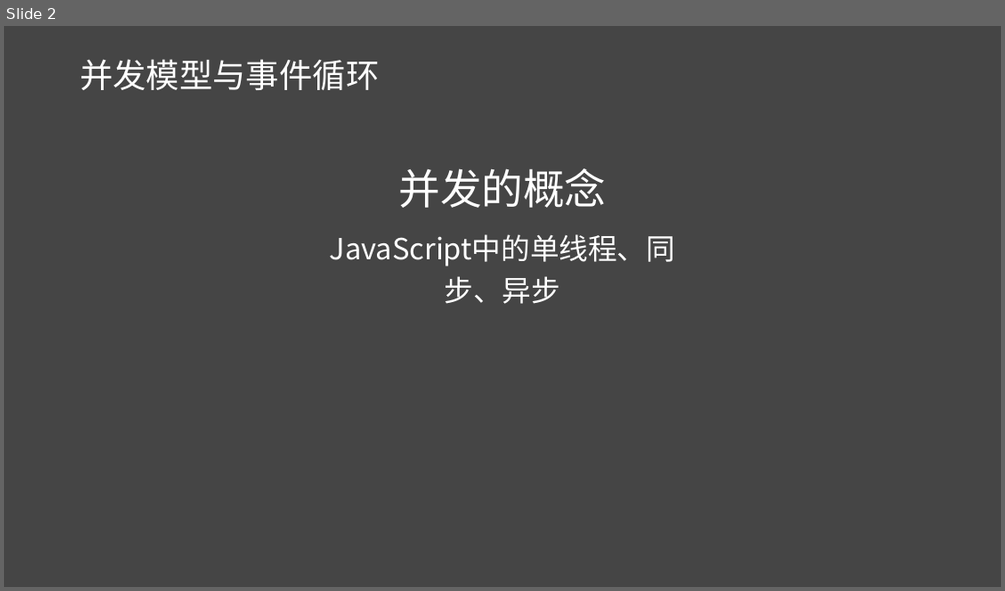
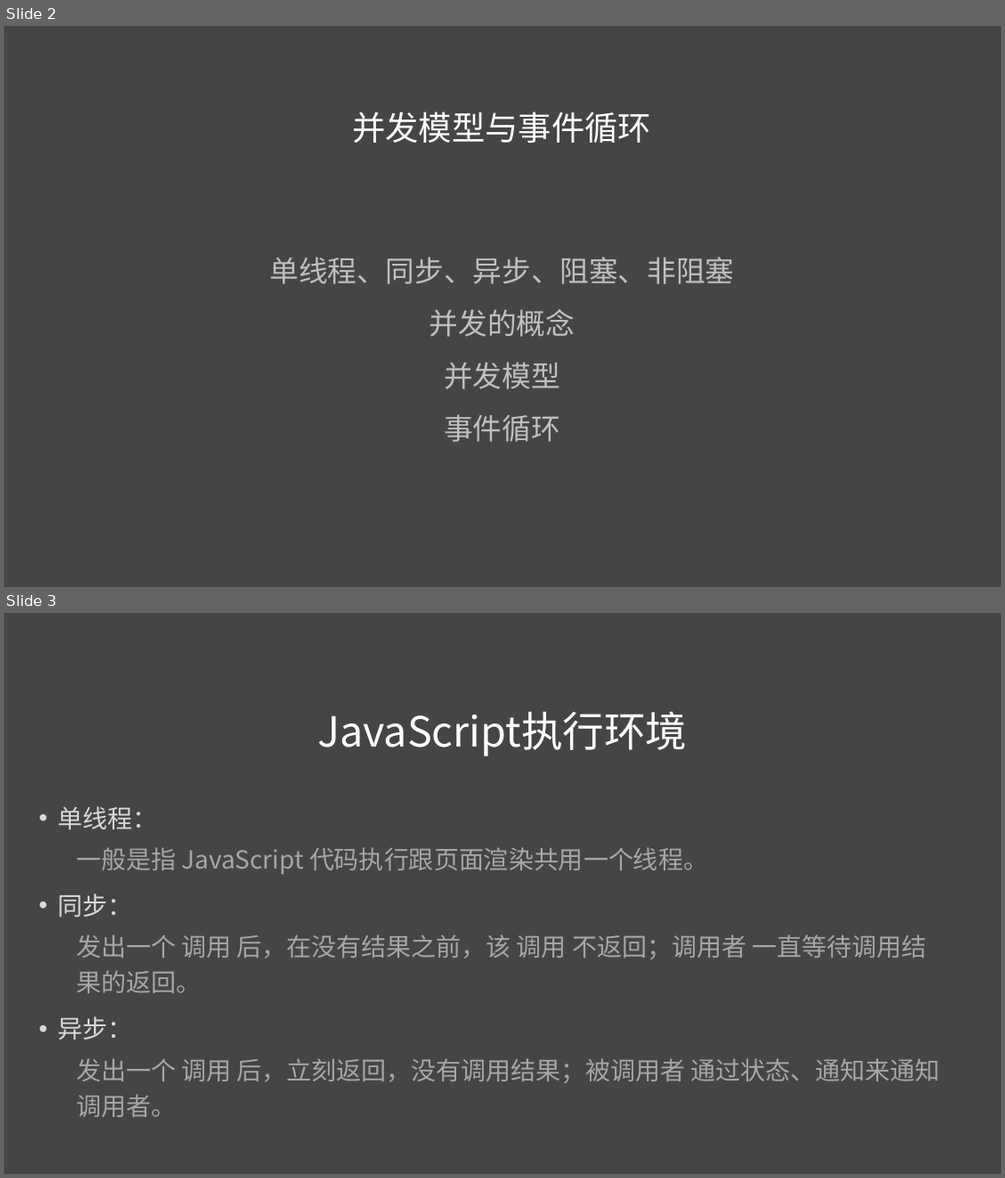
Before and after one commit to liuweiGL/share, a slide deck: ppt/JavaScript基础二.pptx. Shown one above the other, each under a label of ours: slide 2 before the commit, slides 2 and 3 after it. The pictures are 1005x591 and 1005x1178 pixels, drawn with LibreOffice and Linux fonts; fonts in the diff are those of the drawing. Boxes give left, top, right and bottom in pixels: in the first picture for what was removed or moved away, otherwise in the second. Text is boxed around its words. In the diff, an @@ line names an element or a change of style, - is before the commit and + after.

```diff
--- a/ppt/JavaScript基础二.pptx
+++ b/ppt/JavaScript基础二.pptx
@@ slide 3 added at (x1=4, y1=613, x2=1001, y2=1174), background #454545 @@
@@ text added at (x1=317, y1=711, x2=687, y2=756), 40 pt, text #FFFFFF @@
+JavaScript执行环境
@@ text added at (x1=57, y1=806, x2=940, y2=1117), 24 pt, text #A6A6A6 @@
+• 单线程：
+  一般是指 JavaScript 代码执行跟页面渲染共用一个线程。
+• 同步：
+  发出一个 调用 后，在没有结果之前，该 调用 不返回；调用者 一直等待调用结果的返回。
+• 异步：
+  发出一个 调用 后，立刻返回，没有调用结果；被调用者 通过状态、通知来通知 调用者。
@@ slide 2 changed as well @@
@@ title "并发模型与事件循环" moved from (x1=80, y1=59, x2=379, y2=90) to (x1=352, y1=111, x2=651, y2=143) @@
@@ title "并发模型与事件循环" at (x1=352, y1=111, x2=651, y2=143): alignment left to centre @@
@@ text "单线程、同步、异步、阻塞、非阻塞" moved from (x1=330, y1=168, x2=675, y2=304) to (x1=269, y1=257, x2=734, y2=442) @@
@@ text at (x1=269, y1=257, x2=734, y2=284): paragraph added @@
+单线程、同步、异步、阻塞、非阻塞
@@ text at (x1=429, y1=309, x2=574, y2=337): size 40 to 28 pt, text colour #FFFFFF to #BFBFBF in "并发的概念" @@
@@ text at (x1=444, y1=362, x2=560, y2=442): text changed; text colour #FFFFFF to #BFBFBF @@
-JavaScript中的单线程、同步、异步
+并发模型
+事件循环
```
Also in this commit, not shown: 1 other slide changed, 3 other slides added.
